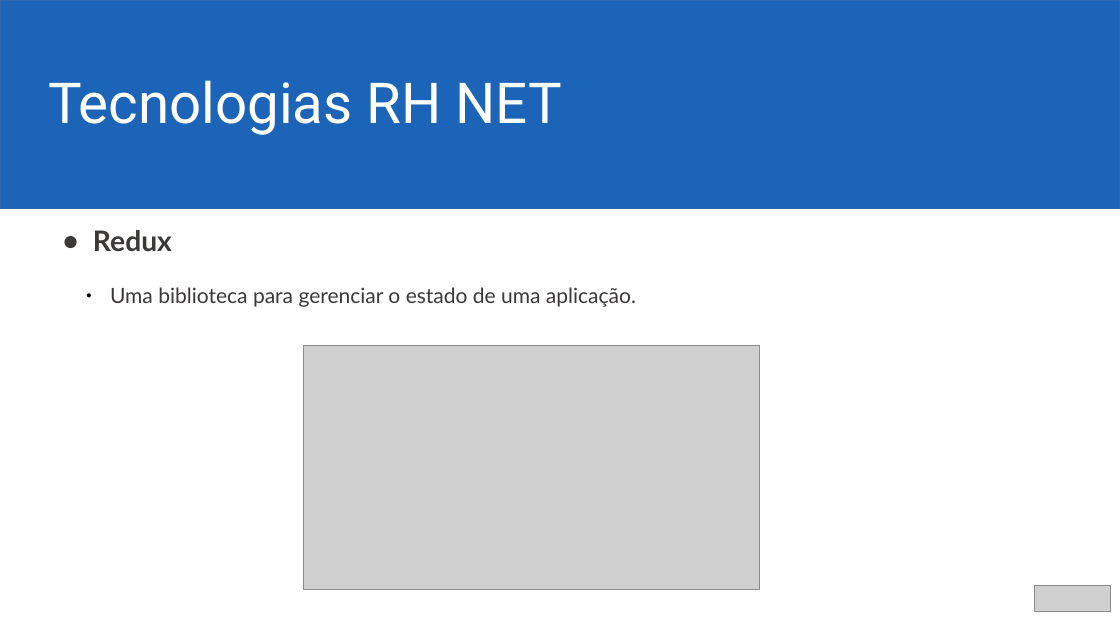
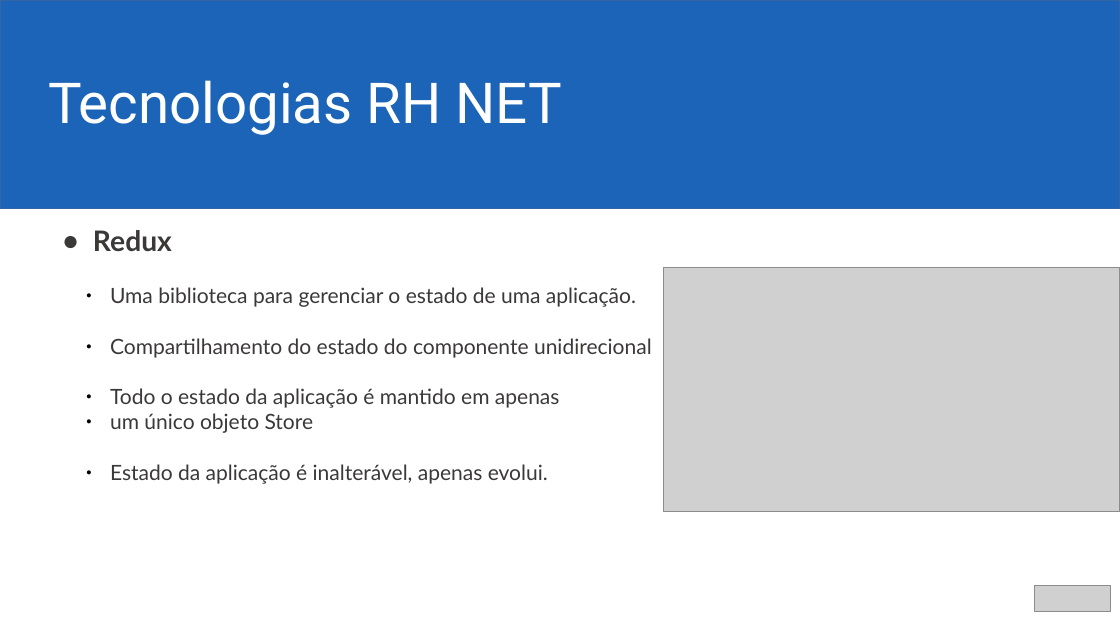
Before and after one commit to ericjrsilva/meetup-react-tests, a slide deck: slide 6 of apresentacao.odp. Drawn at 1120x630 pixels with LibreOffice and Linux fonts; fonts in the diff are those of the drawing; grey boxes stand for pictures; background and template pictures are left out. Boxes give left, top, right and bottom in pixels: in the first picture for what was removed or moved away, otherwise in the second. Text is boxed around its words. In the diff, an @@ line names an element or a change of style, - is before the commit and + after.

```diff
--- a/apresentacao.odp
+++ b/apresentacao.odp
@@ picture moved from (x1=304, y1=346, x2=760, y2=589) to (x1=665, y1=268, x2=1120, y2=512) @@
@@ text at (x1=110, y1=338, x2=652, y2=484): paragraphs added @@
+  ● Compartilhamento do estado do componente unidirecional
+  ● Todo o estado da aplicação é mantido em apenas
+  ● um único objeto Store
+  ● Estado da aplicação é inalterável, apenas evolui.
```
Also in this commit, not shown: 1 slide added, 2 slides removed.
